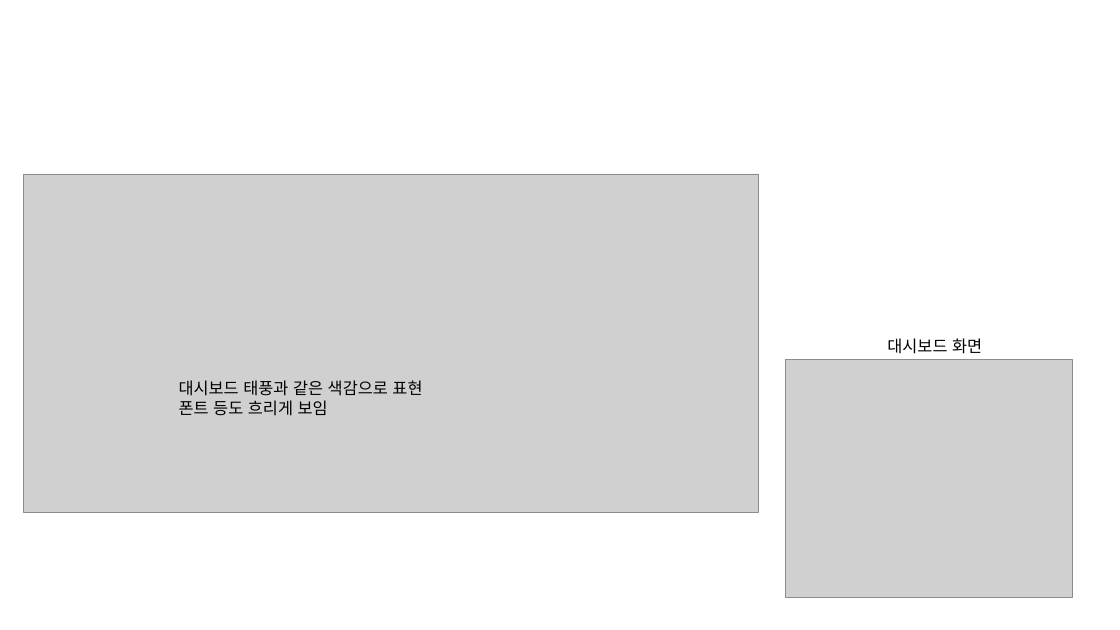
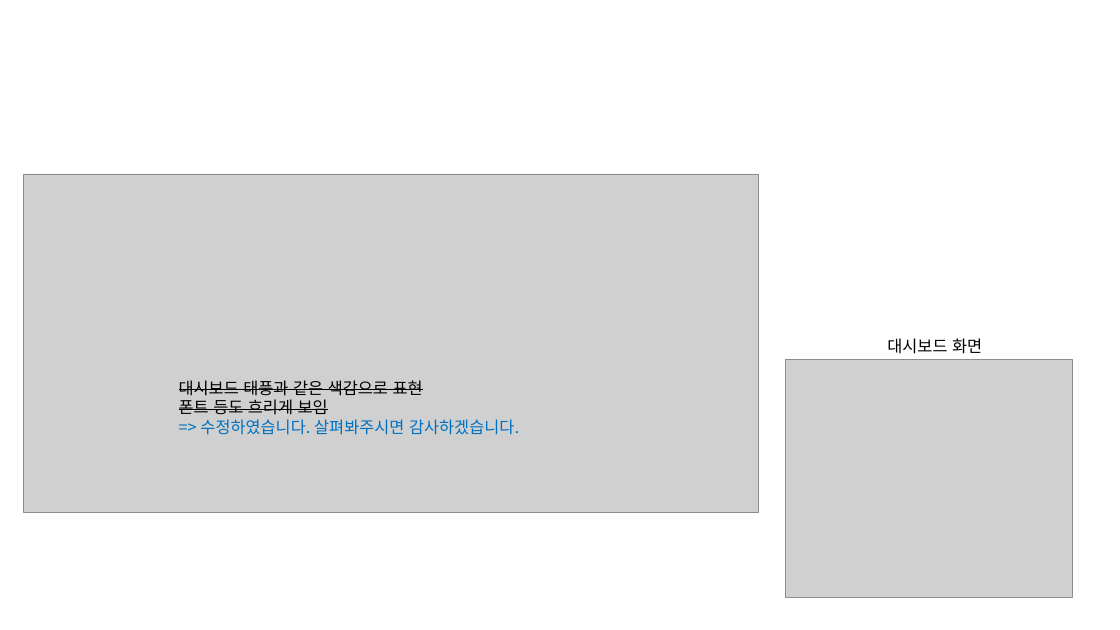
Before and after one commit to linkitapps/highcharts-demos, a slide deck: slide 4 of work/맵 수정사항.pptx. Drawn at 1120x630 pixels with LibreOffice and Linux fonts; fonts in the diff are those of the drawing; grey boxes stand for pictures. Boxes give left, top, right and bottom in pixels: in the first picture for what was removed or moved away, otherwise in the second. Text is boxed around its words. In the diff, an @@ line names an element or a change of style, - is before the commit and + after.

```diff
--- a/work/맵 수정사항.pptx
+++ b/work/맵 수정사항.pptx
@@ text at [179, 380, 423, 415]: strikethrough on in "대시보드 태풍과 같은 색감으로 표현", "폰트 등도 흐리게 보임" @@
@@ text at [200, 419, 519, 435]: paragraph added @@
+=> 수정하였습니다. 살펴봐주시면 감사하겠습니다.
```
Also in this commit, not shown: 3 other slides changed.
